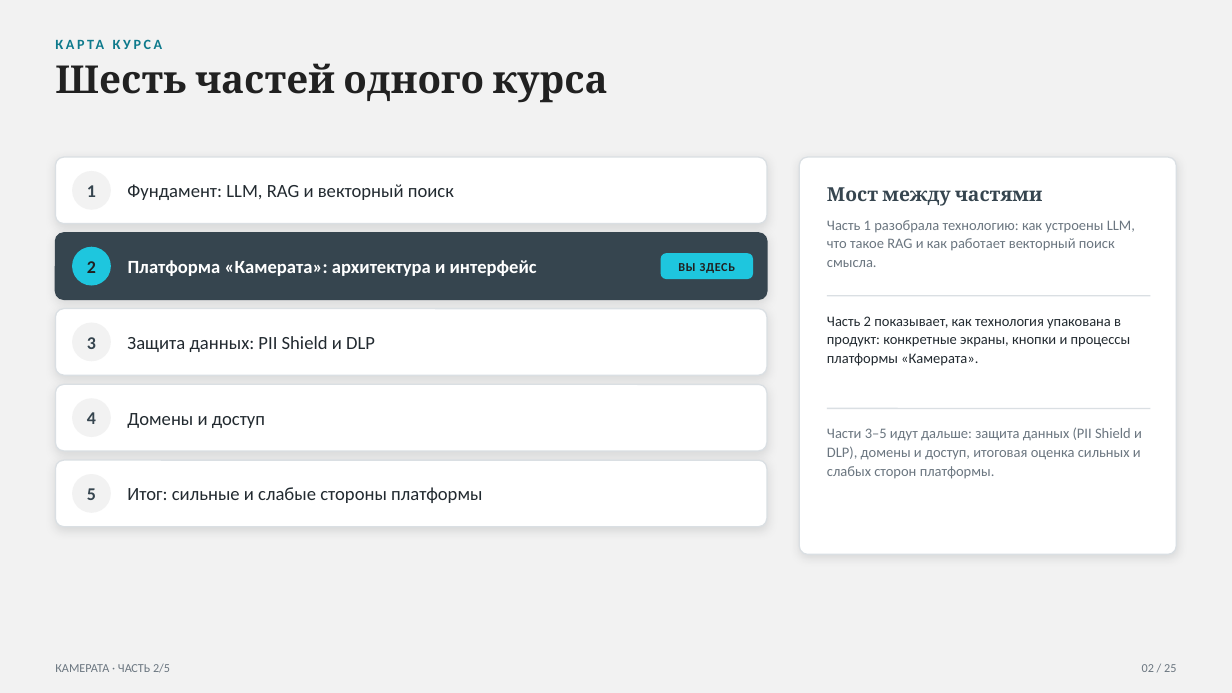
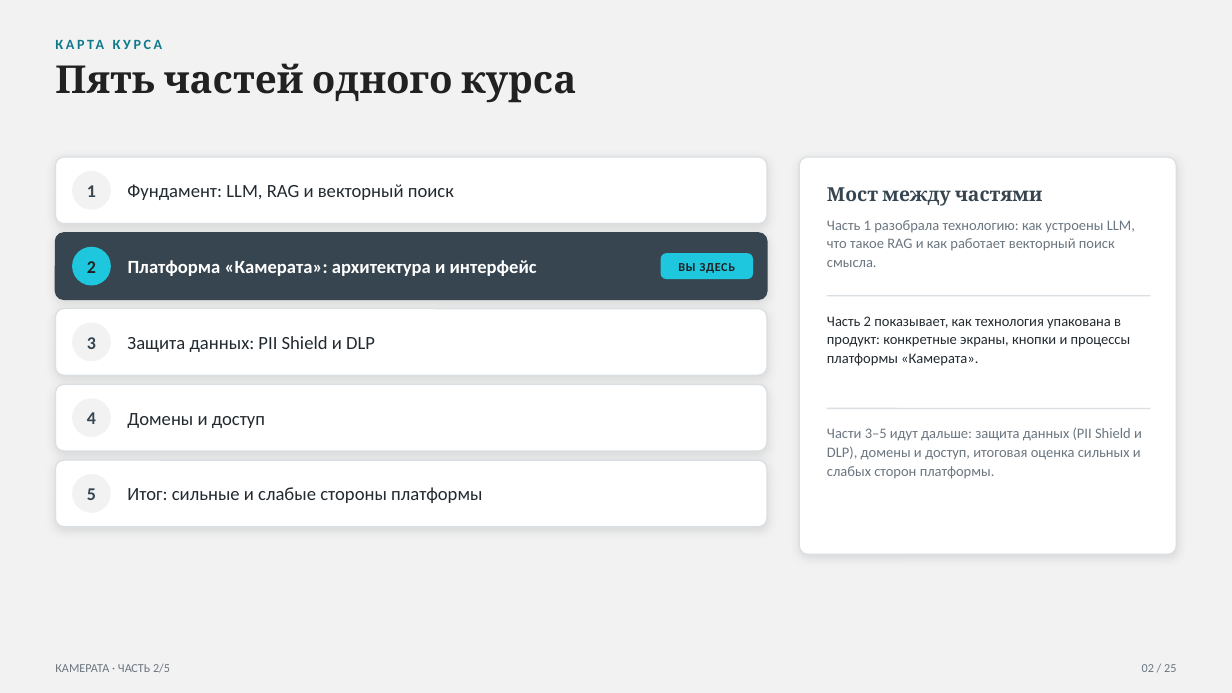
Before and after one commit to vladilslavandrosov-prog/job-RAG, a slide deck: slide 2 of docs/presentations/02-platforma-arhitektura.pptx. Drawn at 1232x693 pixels with LibreOffice and Linux fonts; fonts in the diff are those of the drawing. Boxes give left, top, right and bottom in pixels: in the first picture for what was removed or moved away, otherwise in the second. Text is boxed around its words. In the diff, an @@ line names an element or a change of style, - is before the commit and + after.

```diff
--- a/docs/presentations/02-platforma-arhitektura.pptx
+++ b/docs/presentations/02-platforma-arhitektura.pptx
@@ text at box(55, 63, 576, 103): text changed @@
-Шесть частей одного курса
+Пять частей одного курса
```
Also in this commit, not shown: 2 other slides changed, 1 other file.
